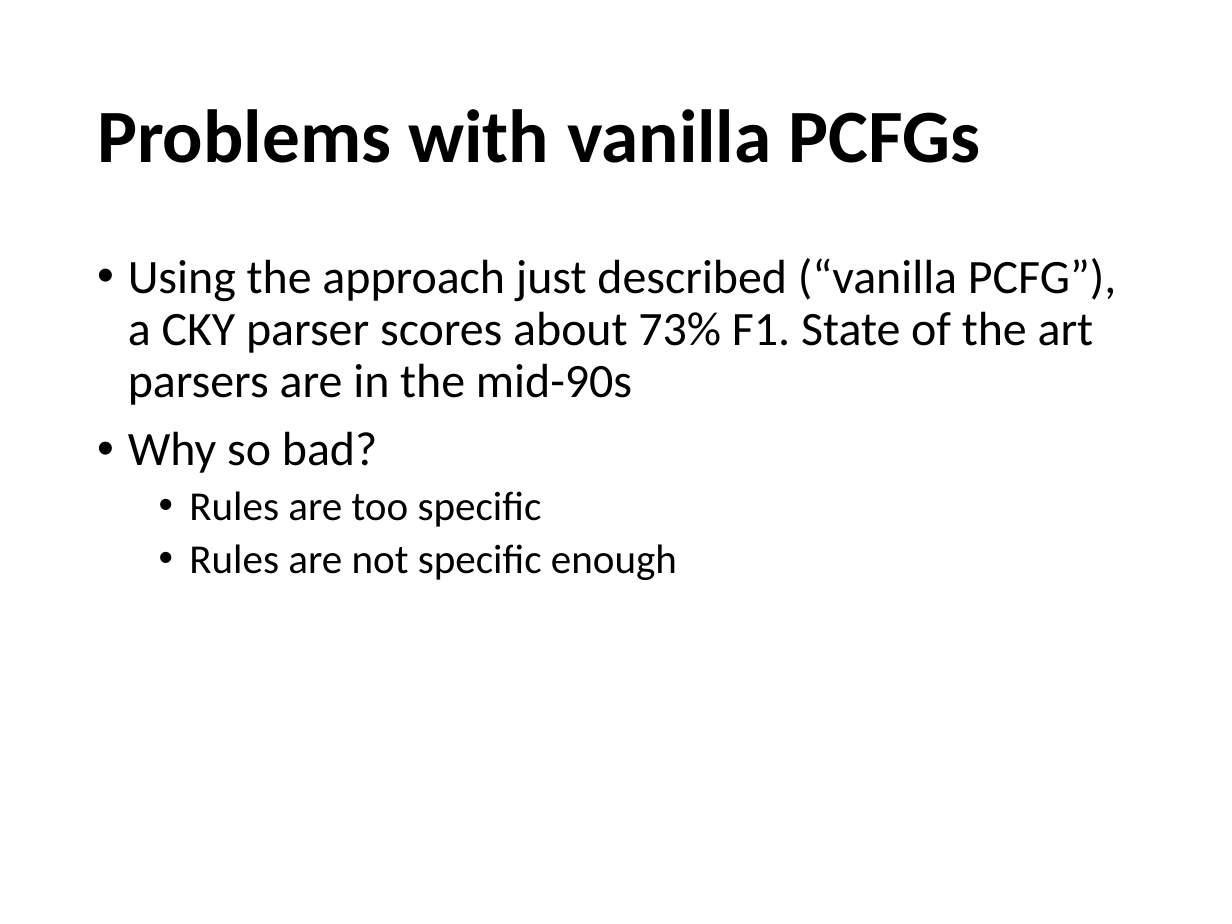
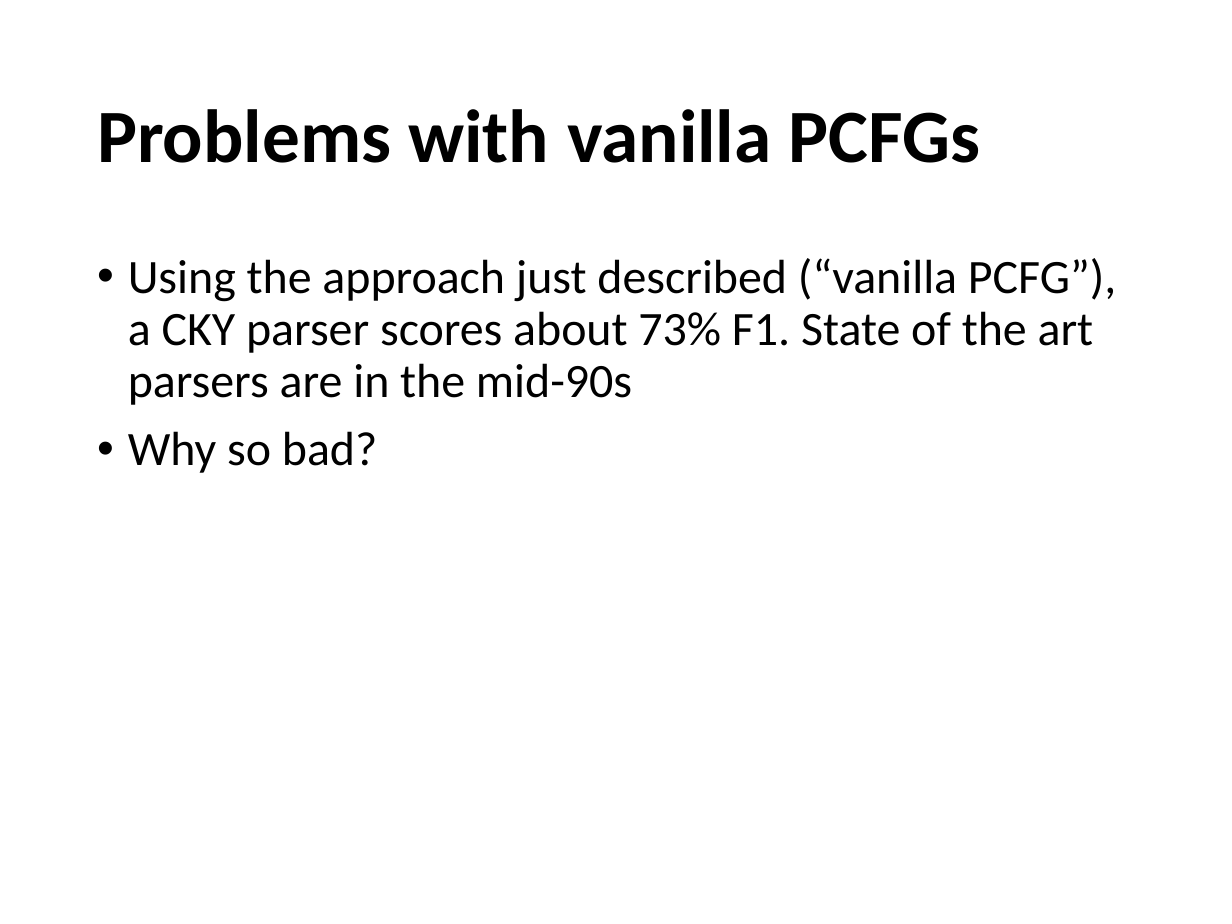
Before and after one commit to isi-nlp/csci_544_fa_18_slides, a slide deck: slide 75 of pcfg_0914.pptx. Drawn at 1232x924 pixels with LibreOffice and Linux fonts; fonts in the diff are those of the drawing. Boxes give left, top, right and bottom in pixels: in the first picture for what was removed or moved away, otherwise in the second. Text is boxed around its words. In the diff, an @@ line names an element or a change of style, - is before the commit and + after.

Commit message:
add slides for 9.21

```diff
--- a/pcfg_0914.pptx
+++ b/pcfg_0914.pptx
@@ text at <box>189,491,677,580</box>: paragraphs removed @@
-  • Rules are too specific
-  • Rules are not specific enough
```
Also in this commit, not shown: 1 slide added, 2 other files.
